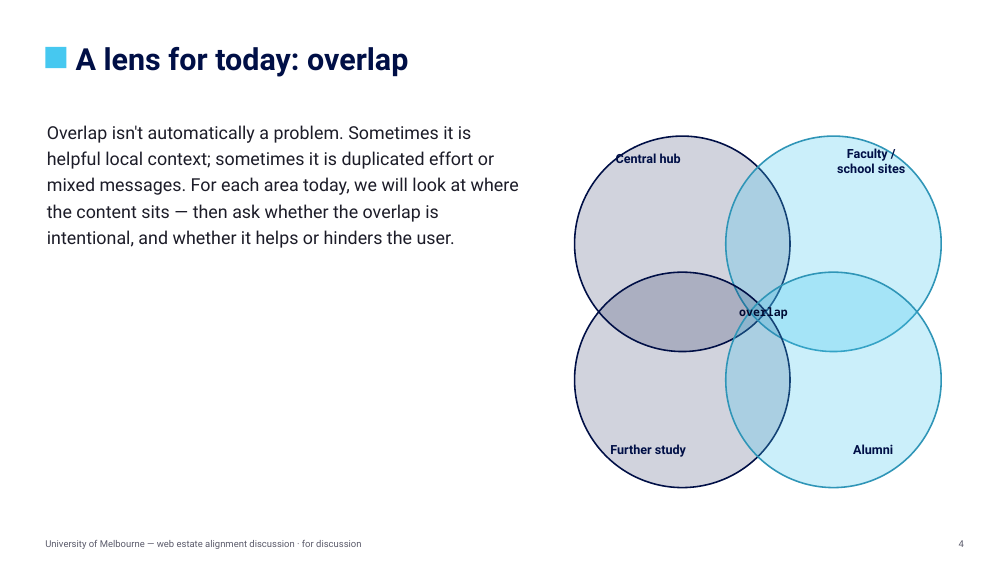
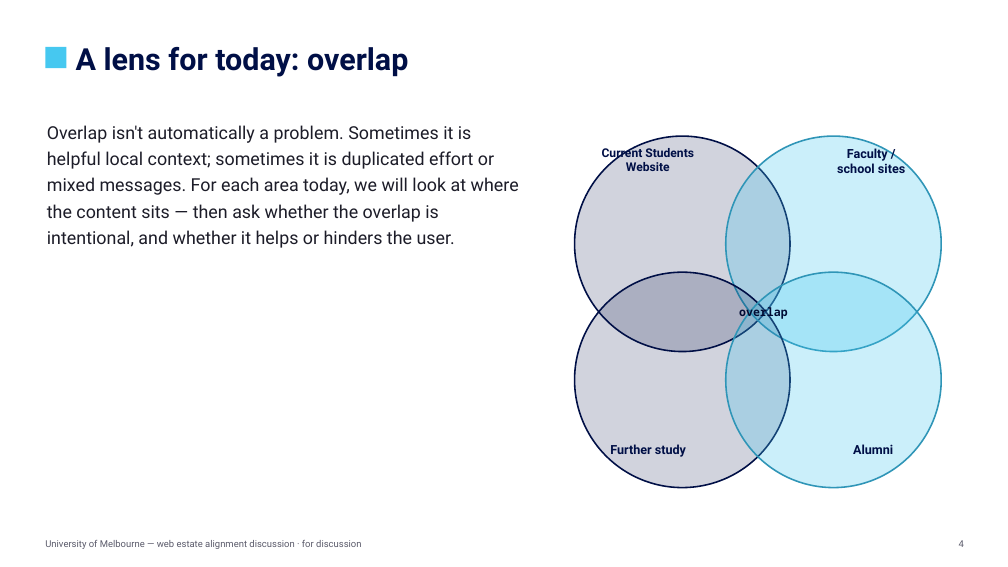
Before and after one commit to Enterprise-Services-Group/unimelb-current-students-ia, a slide deck: slide 4 of discussion-deck/Current-Students-EndToEnd-Discussion.pptx. Drawn at 1008x567 pixels with LibreOffice and Linux fonts; fonts in the diff are those of the drawing. Boxes give left, top, right and bottom in pixels: in the first picture for what was removed or moved away, otherwise in the second. Text is boxed around its words. In the diff, an @@ line names an element or a change of style, - is before the commit and + after.

```diff
--- a/discussion-deck/Current-Students-EndToEnd-Discussion.pptx
+++ b/discussion-deck/Current-Students-EndToEnd-Discussion.pptx
@@ text at bbox=[602, 145, 694, 171]: text changed; size 12 to 11.5 pt @@
-Central hub
+Current Students
+Website
```
Also in this commit, not shown: 3 other slides changed, 1 slide added, 1 slide removed, 1 other file.
